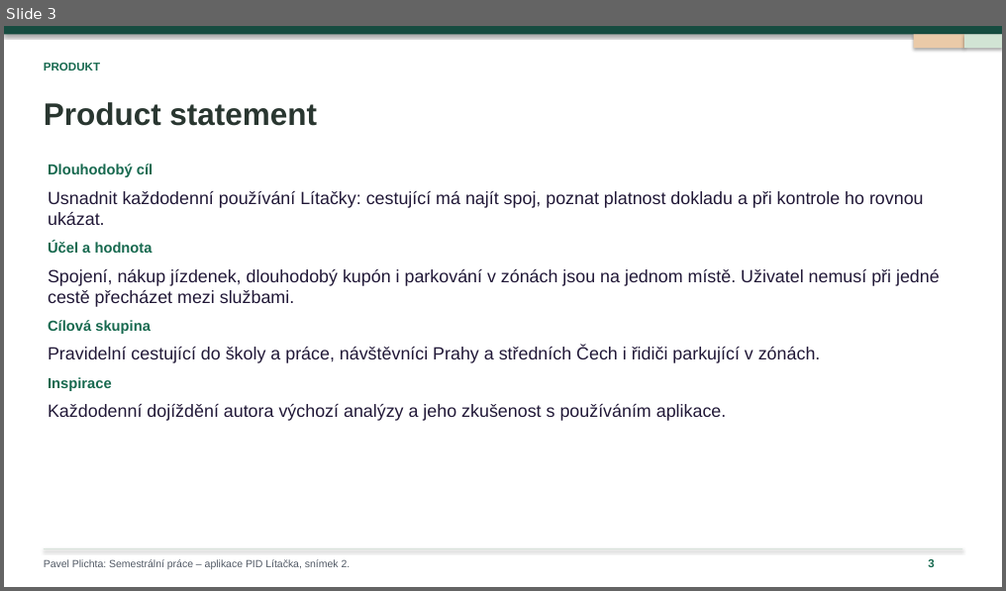
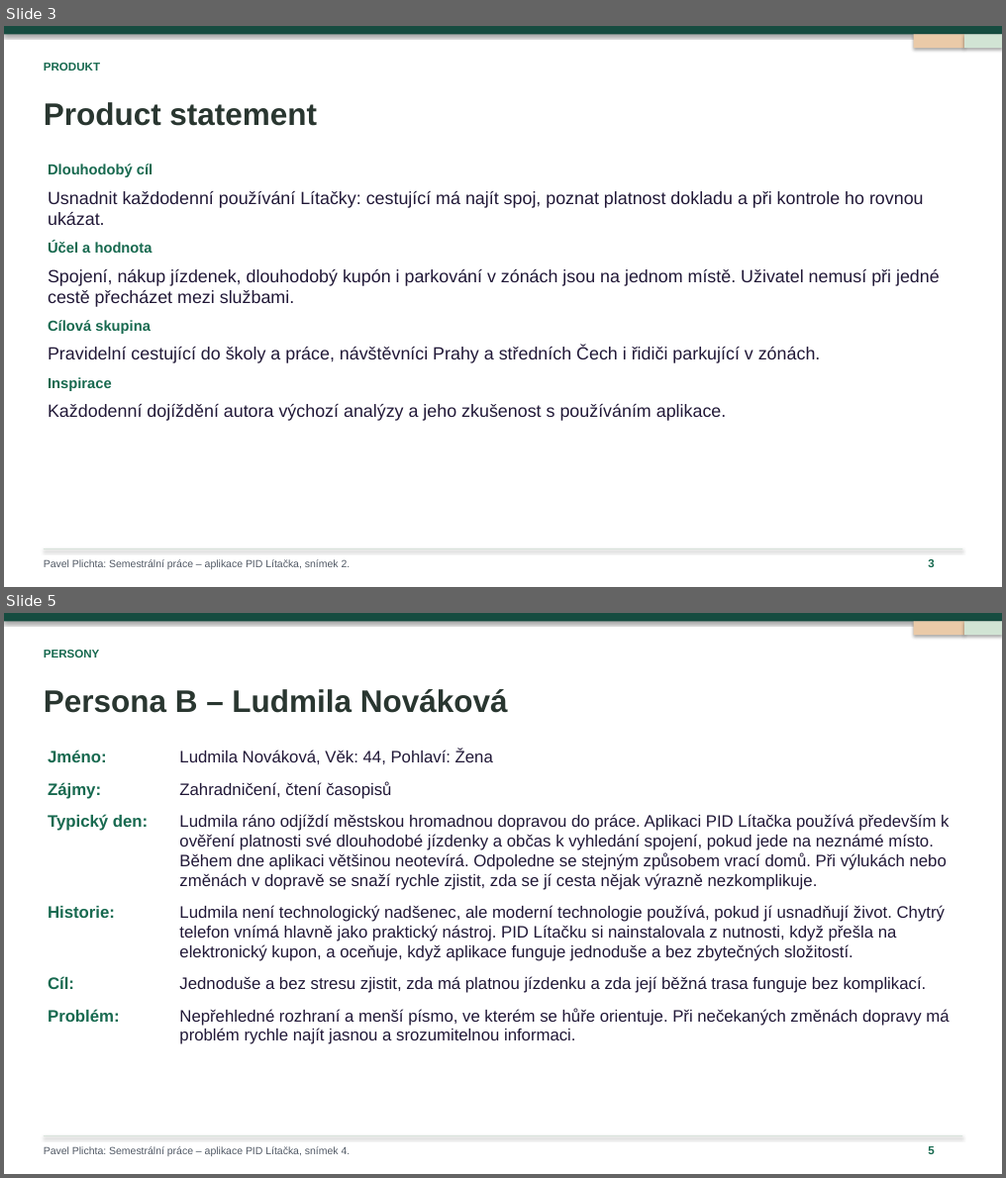
Before and after one commit to ShachPlay/ID_2026, a slide deck: PID-Litacka-Cookbook-2026.pptx. Shown one above the other, each under a label of ours: slide 3 before the commit, slides 3 and 5 after it; the slides between them are not shown. The pictures are 1006x591 and 1006x1178 pixels, drawn with LibreOffice and Linux fonts; fonts in the diff are those of the drawing. Boxes give left, top, right and bottom in pixels: in the first picture for what was removed or moved away, otherwise in the second. Text is boxed around its words. In the diff, an @@ line names an element or a change of style, - is before the commit and + after.

```diff
--- a/PID-Litacka-Cookbook-2026.pptx
+++ b/PID-Litacka-Cookbook-2026.pptx
@@ slide 5 added at <box>4,613,1002,1174</box>, background #FFFFFF @@
@@ rectangle added at <box>4,613,1002,1174</box>, fill #FFFFFF @@
@@ rectangle added at <box>4,613,1002,621</box>, fill #164C40 @@
@@ rectangle added at <box>914,621,964,635</box>, fill #EACAA8 @@
@@ rectangle added at <box>964,621,1002,635</box>, fill #D1E4D4 @@
@@ text added at <box>44,650,100,658</box>, 11 pt, text #17694F, bold @@
+PERSONY
@@ text added at <box>44,689,508,713</box>, 30 pt, text #293630, bold @@
+Persona B – Ludmila Nováková
@@ text added at <box>48,750,107,762</box>, 16 pt, text #17694F, bold @@
+Jméno:
@@ text added at <box>179,750,493,764</box>, 16 pt, text #211837 @@
+Ludmila Nováková, Věk: 44, Pohlaví: Žena
@@ text added at <box>48,782,101,799</box>, 16 pt, text #17694F, bold @@
+Zájmy:
@@ text added at <box>179,781,391,799</box>, 16 pt, text #211837 @@
+Zahradničení, čtení časopisů
@@ text added at <box>48,814,148,831</box>, 16 pt, text #17694F, bold @@
+Typický den:
@@ text added at <box>179,814,948,890</box>, 16 pt, text #211837 @@
+Ludmila ráno odjíždí městskou hromadnou dopravou do práce. Aplikaci PID Lítačka používá především k
+ověření platnosti své dlouhodobé jízdenky a občas k vyhledání spojení, pokud jede na neznámé místo.
+Během dne aplikaci většinou neotevírá. Odpoledne se stejným způsobem vrací domů. Při výlukách nebo
+změnách v dopravě se snaží rychle zjistit, zda se jí cesta nějak výrazně nezkomplikuje.
@@ text added at <box>48,906,115,918</box>, 16 pt, text #17694F, bold @@
+Historie:
@@ text added at <box>179,905,944,961</box>, 16 pt, text #211837 @@
+Ludmila není technologický nadšenec, ale moderní technologie používá, pokud jí usnadňují život. Chytrý
+telefon vnímá hlavně jako praktický nástroj. PID Lítačku si nainstalovala z nutnosti, když přešla na
+elektronický kupon, a oceňuje, když aplikace funguje jednoduše a bez zbytečných složitostí.
@@ text added at <box>48,976,74,989</box>, 16 pt, text #17694F, bold @@
+Cíl:
@@ text added at <box>179,976,927,993</box>, 16 pt, text #211837 @@
+Jednoduše a bez stresu zjistit, zda má platnou jízdenku a zda její běžná trasa funguje bez komplikací.
@@ text added at <box>48,1009,120,1022</box>, 16 pt, text #17694F, bold @@
+Problém:
@@ text added at <box>179,1008,948,1045</box>, 16 pt, text #211837 @@
+Nepřehledné rozhraní a menší písmo, ve kterém se hůře orientuje. Při nečekaných změnách dopravy má
+problém rychle najít jasnou a srozumitelnou informaci.
@@ rectangle added at <box>44,1137,963,1137</box>, fill #D8E3DB @@
@@ text added at <box>44,1147,350,1157</box>, 10 pt, text #515965 @@
+Pavel Plichta: Semestrální práce – aplikace PID Lítačka, snímek 4.
@@ text added at <box>928,1147,934,1155</box>, 11 pt, text #17694F, bold @@
+5
```
Also in this commit, not shown: 2 other slides added, 3 slides removed.
